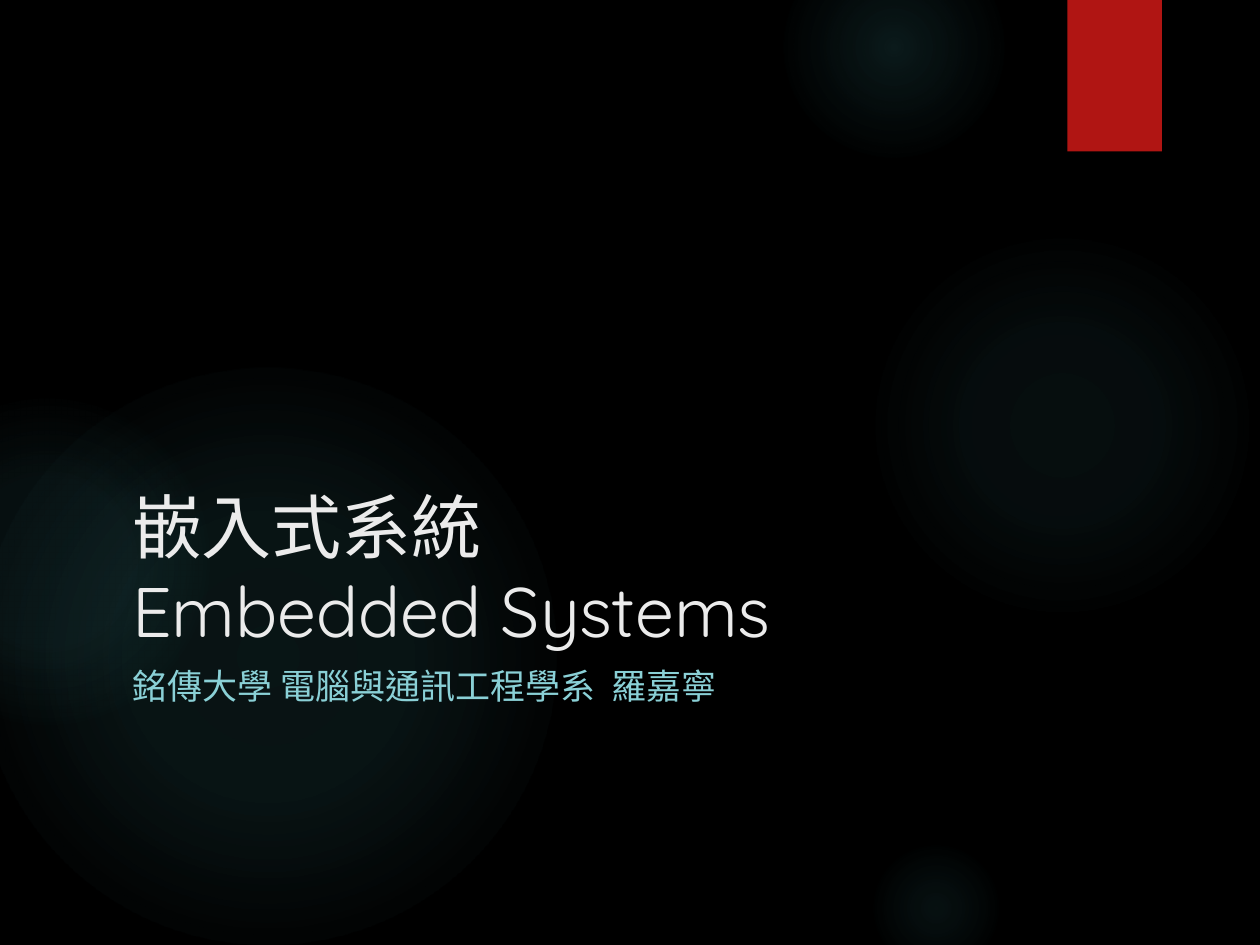
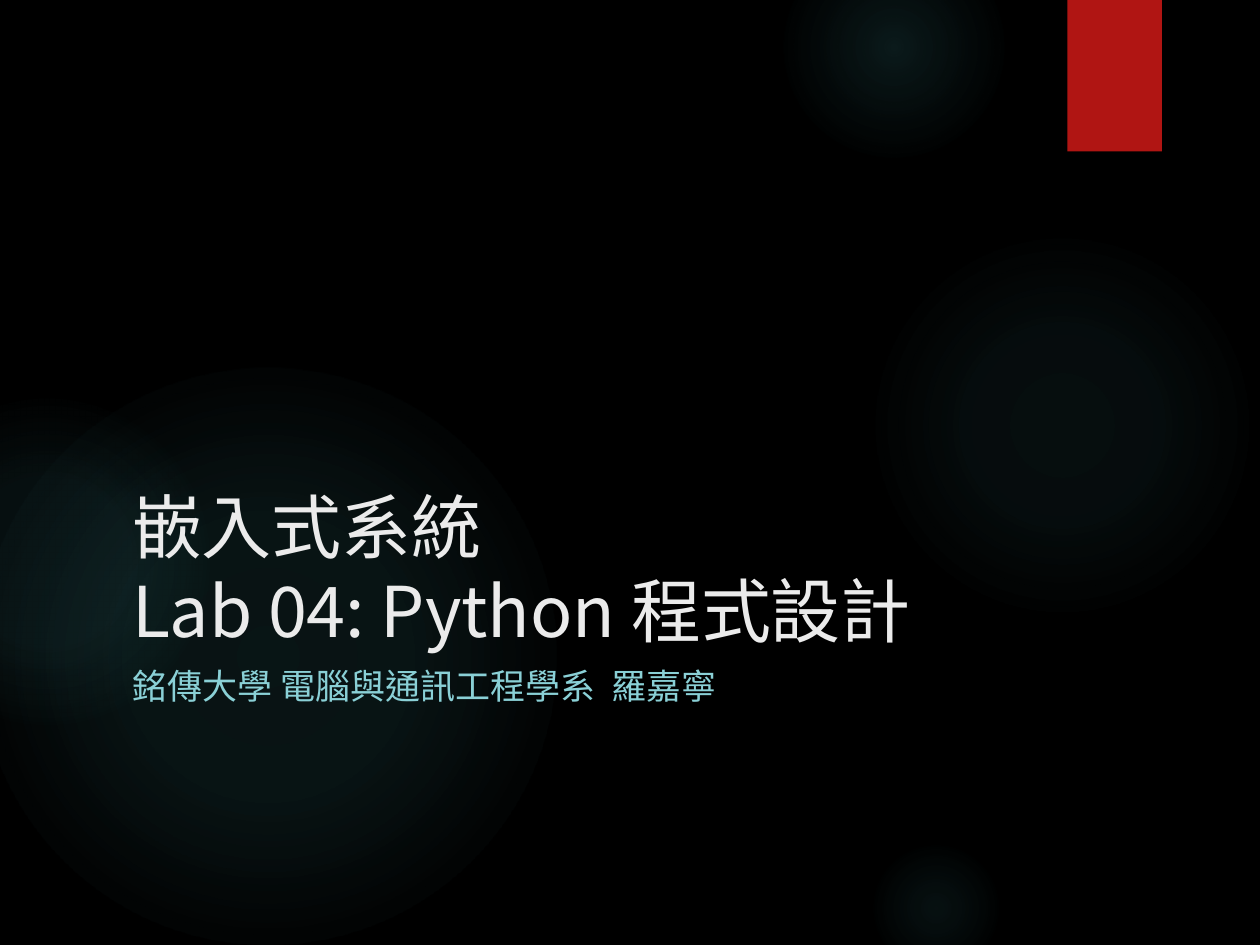
Before and after one commit to MCUITE/IoT, a slide deck: slide 1 of Lab/Lab04-Python.pptx. Drawn at 1260x945 pixels with LibreOffice and Linux fonts; fonts in the diff are those of the drawing; background and template pictures are left out. Boxes give left, top, right and bottom in pixels: in the first picture for what was removed or moved away, otherwise in the second. Text is boxed around its words. In the diff, an @@ line names an element or a change of style, - is before the commit and + after.

```diff
--- a/Lab/Lab04-Python.pptx
+++ b/Lab/Lab04-Python.pptx
@@ title at (132, 494, 911, 654): text changed; font Quicksand to Noto Sans CJK SC @@
-嵌入式系統
-Embedded Systems
+嵌入式系統
+Lab 04: Python 程式設計
```
Also in this commit, not shown: 22 other slides changed, 1 slide removed, 39 other files.
